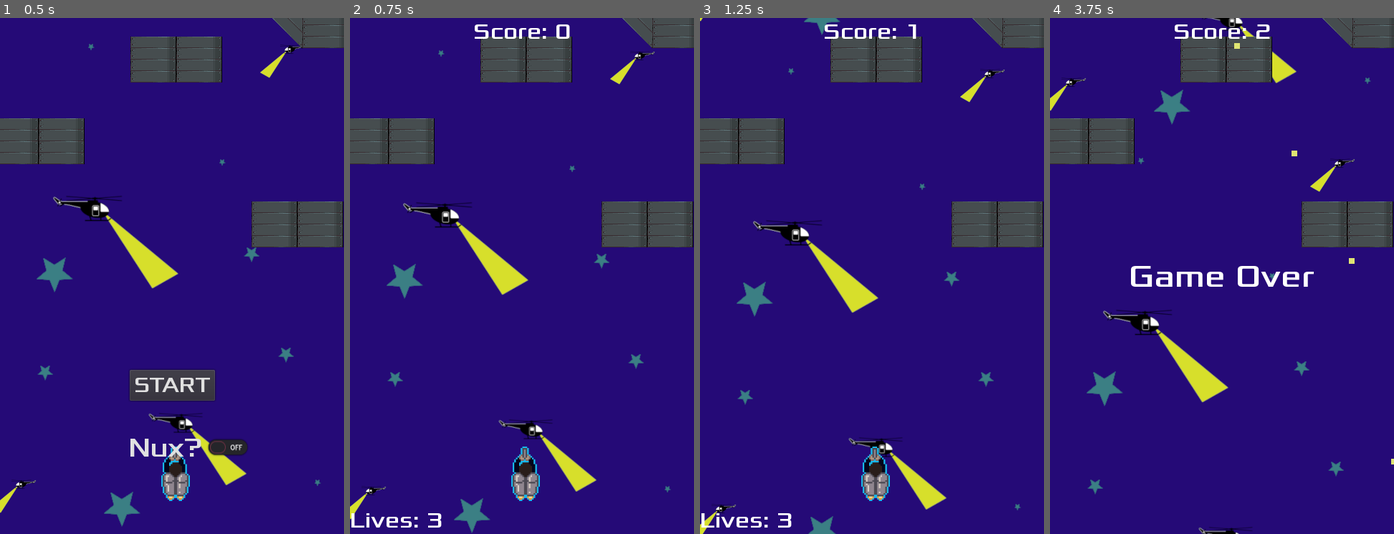
Above: before the commit, frames 1-4 (left to right).
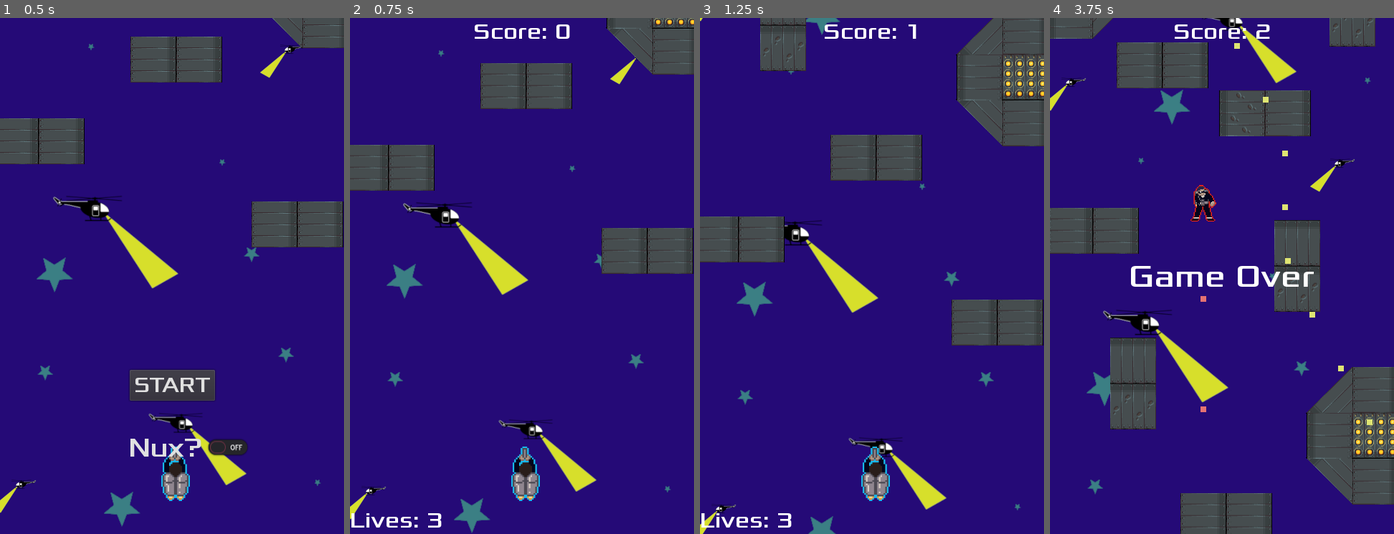
Above: after the commit, the same moments.

Repository: Harrison-Winters/Jet-Pack-Escape
Game: Godot game, scene res://Stage1.tscn
Same seed, same stepped clock (60 frames per second), same inputs: the game is played once before the commit and once after it. Sound files missing from this copy of the repository are replaced by a short silence.
Inputs:
- Up to frame 1 (0.5 s): no input
- Up to frame 2 (0.75 s): click "START" at 0.5 s
- Up to frame 3 (1.25 s): no input
- Up to frame 4 (3.75 s): hold Right (ui_right) 1.28-2.03 s; hold Z (shoot) 1.28-2.03 s; hold Down (ui_down) 2.03-2.78 s; tap Z (shoot) at 2.1, 3.6 s; hold Right (ui_right) 2.78-3.53 s; hold Z (shoot) 2.78-3.53 s; hold Up (ui_up) from 3.53 s (still down)

Frame 1 is identical in both runs. In frame 2, 9.6% of the frame differs, in the area x 0-100%, y 0-50%; in frame 3, 20%; in frame 4, 26%, in the area x 0-100%, y 0-100%.
Error before the commit: Attempt to call function 'play' in base 'null instance' on a null instance. (res://Stage1.gd:15)

Commit message:
Revert "bullet radial fix"
This reverts commit c4c935dc511b8e91295d8ce31a793146bcce1153, reversing
changes made to 04fb4d8570f69f7232fb5c4afb87c936a8463348.

Diff:
--- a/Jetpack Escape/Player.tscn
+++ b/Jetpack Escape/Player.tscn
@@ -1,9 +1,8 @@
-[gd_scene load_steps=6 format=2]
+[gd_scene load_steps=5 format=2]
 
 [ext_resource path="res://PlayerCollisionObject.gd" type="Script" id=1]
 [ext_resource path="res://art/player1.png" type="Texture" id=2]
 [ext_resource path="res://Shield.png" type="Texture" id=3]
-[ext_resource path="res://sound/shot_short.mp3" type="AudioStream" id=4]
 
 [sub_resource type="CircleShape2D" id=1]
 radius = 21.0
@@ -32,16 +31,11 @@
 one_shot = true
 
 [node name="PlayerShotTimer" type="Timer" parent="."]
-wait_time = 0.2
+wait_time = 0.1
 one_shot = true
 
 [node name="PlayerShootPosition" type="Position2D" parent="."]
 position = Vector2( 0, -32 )
 
-[node name="ShotSound" type="AudioStreamPlayer" parent="."]
-stream = ExtResource( 4 )
-volume_db = -15.0
-
 [connection signal="timeout" from="InvincibilityTimer" to="." method="_on_InvincibilityTimer_timeout"]
 [connection signal="timeout" from="PlayerShotTimer" to="." method="_on_PlayerShotTimer_timeout"]
-[connection signal="finished" from="ShotSound" to="." method="_on_ShotSound_finished"]
--- a/Jetpack Escape/PlayerCollisionObject.gd
+++ b/Jetpack Escape/PlayerCollisionObject.gd
@@ -51,21 +51,13 @@
 
 func damage(amount: int):
 	if !invincibilityTimer.is_stopped():
-		var resource = load("res://player_bullet.tscn")
-		var bullet = resource.instance()
-		owner.add_child(bullet)
-		bullet.transform = $PlayerShootPosition.global_transform
-		position.x = clamp(position.x, 0, screen_size.x)
-		position.y = clamp(position.y, 0, screen_size.y + 100)
 		return
 	life -= amount
 	Signals.emit_signal("on_player_life_changed", life)
 	print("Player Life = %s" % life)
 	if life <= 0:
-		life = 0
 		print("Player died")
-		#queue_free()
-		$".".hide()
+		queue_free()
 
 
 func _process(delta):
@@ -75,7 +67,6 @@
 		var bullet = resource.instance()
 		owner.add_child(bullet)
 		bullet.transform = $PlayerShootPosition.global_transform
-		$ShotSound.play()
 		can_shoot = false
 		$PlayerShotTimer.start()
 	position.x = clamp(position.x, 0, screen_size.x)
@@ -88,7 +79,6 @@
 func _on_InvincibilityTimer_timeout():
 	shieldSpirite.visible = false
 func _on_PlayerShotTimer_timeout():
-	$ShotSound.stop()
 	can_shoot = true
 
 
--- a/Jetpack Escape/Stage1.gd
+++ b/Jetpack Escape/Stage1.gd
@@ -12,7 +12,6 @@
 	$HUD.update_lives(lives)
 	$HUD.update_score(score)
 #	get_tree().call_group("ObstacleGroup", "update_velocity")
-	$BGM.play()
 	$Part1._on_start_click_blocks_move();
 
 
@@ -47,7 +46,6 @@
 
 #	$HUD/StartButton.show()
 #	var y = yield($HUD, "restart_game")
-	$BGM.play()
 	$Part1._on_start_click_blocks_move();
 #func initial_game():
 #	var y = yield($HUD, "start_game")
@@ -61,5 +59,4 @@
 
 
 func _on_HUD_stop_score():
-	$BGM.stop()
 	$ScoreTimer.stop()
--- a/Jetpack Escape/enemy.tscn
+++ b/Jetpack Escape/enemy.tscn
@@ -18,7 +18,6 @@
 physics_interpolation_mode = 1
 collision_layer = 2
 collision_mask = 2
-mode = 1
 gravity_scale = 0.0
 script = ExtResource( 2 )
 
Not shown, removed: Jetpack Escape/.mono/metadata/ide_messaging_meta.txt
Not shown, removed: Jetpack Escape/sound/shot_short.mp3.import
Not shown, removed: Jetpack Escape/sound/shot_short.mp3
